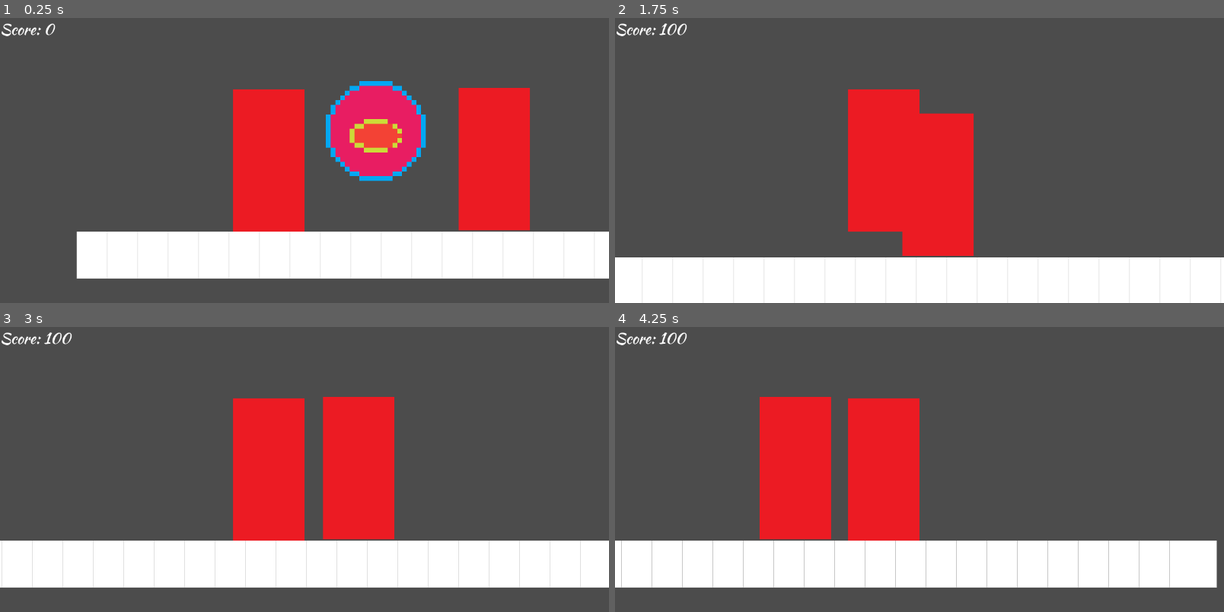
Above: before the commit, frames 1-4 (two rows, left to right).
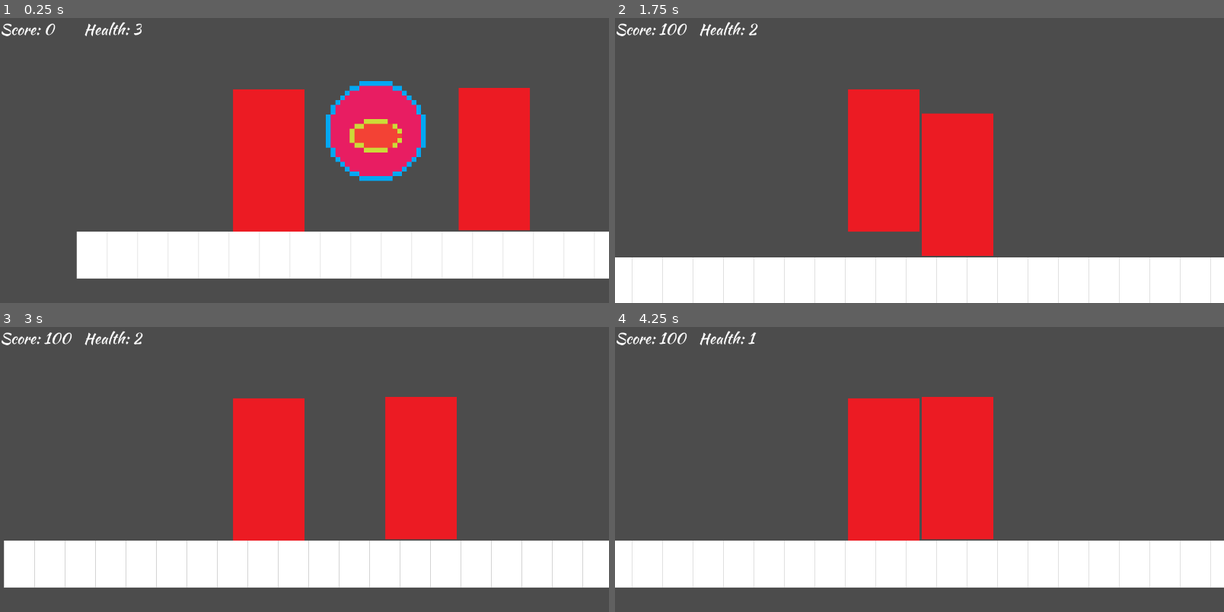
Above: after the commit, the same moments.

Repository: nateslagter/Ninja-Man-Quest-for-the-Shuriken
Game: Godot game, scene res://src/levels/testLevel.tscn
Same seed, same stepped clock (60 frames per second), same inputs: the game is played once before the commit and once after it.
Inputs:
- Up to frame 1 (0.25 s): no input
- Up to frame 2 (1.75 s): tap Enter at 0.5 s; hold Right (move_right) from 0.53 s (still down); tap Space (jump) at 0.77, 1.52 s
- Up to frame 3 (3 s): release Right (move_right) at 2.03 s; hold Left (move_left) 2.03-2.78 s; hold Right (move_right) from 2.78 s (still down)
- Up to frame 4 (4.25 s): keep holding Right (move_right); tap Space (jump) at 3.02, 3.77 s

The runs differ from the first frame. In frame 1, 0.2% of the frame differs, in the area x 13-24%, y 1-7%; in frame 2, 2.6%; in frame 3, 11%; in frame 4, 13%, in the area x 1-100%, y 1-92%.

Commit message:
Reduce player's health when they come in contact with the boss

Diff:
--- a/project.godot
+++ b/project.godot
@@ -10,11 +10,23 @@
 
 _global_script_classes=[ {
 "base": "KinematicBody2D",
+"class": "Boss",
+"language": "GDScript",
+"path": "res://src/actors/Boss.gd"
+}, {
+"base": "Area2D",
+"class": "Collectible",
+"language": "GDScript",
+"path": "res://src/levels/Collectible.gd"
+}, {
+"base": "KinematicBody2D",
 "class": "Player",
 "language": "GDScript",
 "path": "res://src/actors/Player.gd"
 } ]
 _global_script_class_icons={
+"Boss": "",
+"Collectible": "",
 "Player": ""
 }
 
--- a/src/actors/Boss.gd
+++ b/src/actors/Boss.gd
@@ -1,3 +1,4 @@
+class_name Boss
 extends KinematicBody2D
 
 
--- a/src/actors/Boss.tscn
+++ b/src/actors/Boss.tscn
@@ -7,6 +7,8 @@
 extents = Vector2( 80, 152 )
 
 [node name="Boss" type="KinematicBody2D"]
+collision_layer = 2
+collision_mask = 3
 script = ExtResource( 2 )
 
 [node name="Sprite" type="Sprite" parent="."]
--- a/src/actors/Player.gd
+++ b/src/actors/Player.gd
@@ -27,3 +27,9 @@
 	velocity.y += gravity * delta
 	if jumping == true and is_on_floor():
 		jumping = false
+
+
+func _on_Area2D_body_entered(body):
+	if body is Boss:
+		Globals.health -= 1
+		print(Globals.health)
--- a/src/actors/Player.tscn
+++ b/src/actors/Player.tscn
@@ -1,10 +1,13 @@
-[gd_scene load_steps=4 format=2]
+[gd_scene load_steps=5 format=2]
 
 [ext_resource path="res://assets/ninjaSprites/placeholderTarget.png" type="Texture" id=1]
 [ext_resource path="res://src/actors/Player.gd" type="Script" id=2]
 
 [sub_resource type="RectangleShape2D" id=1]
 extents = Vector2( 74.804, 149.62 )
+
+[sub_resource type="RectangleShape2D" id=2]
+extents = Vector2( 80, 147.25 )
 
 [node name="Player" type="KinematicBody2D"]
 script = ExtResource( 2 )
@@ -21,3 +24,10 @@
 position = Vector2( 75, 0 )
 current = true
 process_mode = 0
+
+[node name="Area2D" type="Area2D" parent="."]
+
+[node name="CollisionShape2D" type="CollisionShape2D" parent="Area2D"]
+shape = SubResource( 2 )
+
+[connection signal="body_entered" from="Area2D" to="." method="_on_Area2D_body_entered"]
--- a/src/levels/Collectible.gd
+++ b/src/levels/Collectible.gd
@@ -1,3 +1,4 @@
+class_name Collectible
 extends Area2D
 
 
--- a/src/levels/Globals.gd
+++ b/src/levels/Globals.gd
@@ -1,9 +1,5 @@
 extends Node
 
-signal score_changed(score)
 
-var score : int = 0 setget _set_score
-
-func _set_score(value:int)->void:
-	score = value
-	emit_signal("score_changed", score)
+var score : int = 0
+var health : int = 3
--- a/src/levels/HUD.gd
+++ b/src/levels/HUD.gd
@@ -1,9 +1,7 @@
 extends CanvasLayer
 
-var _displayed_score : float = 0
+
 
 func _process(delta):
-	_displayed_score  = lerp(_displayed_score, Globals.score, 0.3)
-	$Label.text = "Score: %d" % ceil(_displayed_score)
-
-	var difference = Globals.score - _displayed_score
+	$Score.text = "Score: %d" % Globals.score
+	$Health.text = "Health: %d" % Globals.health
--- a/src/levels/HUD.tscn
+++ b/src/levels/HUD.tscn
@@ -10,12 +10,23 @@
 [node name="HUD" type="CanvasLayer"]
 script = ExtResource( 2 )
 
-[node name="Label" type="Label" parent="."]
-margin_right = 48.0
-margin_bottom = 16.0
+[node name="Score" type="Label" parent="."]
+margin_right = 113.0
+margin_bottom = 97.0
 custom_fonts/font = SubResource( 1 )
 text = "Score: 0
 "
 __meta__ = {
 "_edit_use_anchors_": false
 }
+
+[node name="Health" type="Label" parent="."]
+margin_left = 176.0
+margin_right = 289.0
+margin_bottom = 97.0
+custom_fonts/font = SubResource( 1 )
+text = "Health: 3
+"
+__meta__ = {
+"_edit_use_anchors_": false
+}
--- a/src/levels/testLevel.tscn
+++ b/src/levels/testLevel.tscn
@@ -43,11 +43,12 @@
 
 [node name="Boss" parent="." instance=ExtResource( 5 )]
 position = Vector2( 557.219, 295.708 )
-collision_layer = 2
+collision_layer = 3
 collision_mask = 2
 
 [node name="Player" parent="." instance=ExtResource( 2 )]
 position = Vector2( 83.5177, 288.773 )
+collision_mask = 3
 
 [node name="Collectible" parent="." instance=ExtResource( 3 )]
 position = Vector2( 294, 241 )
